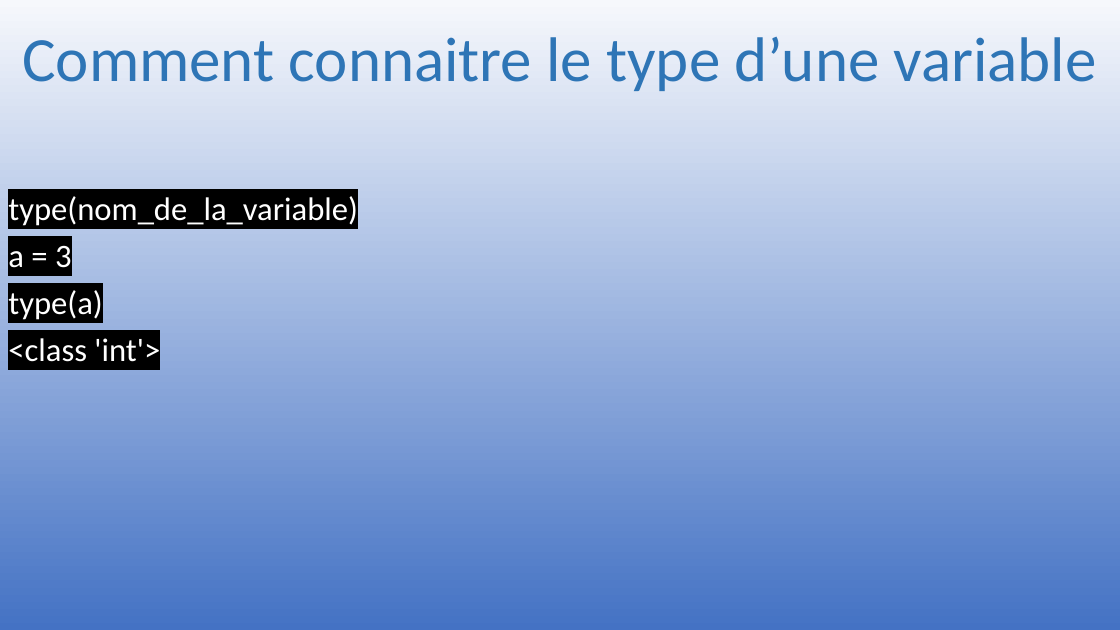
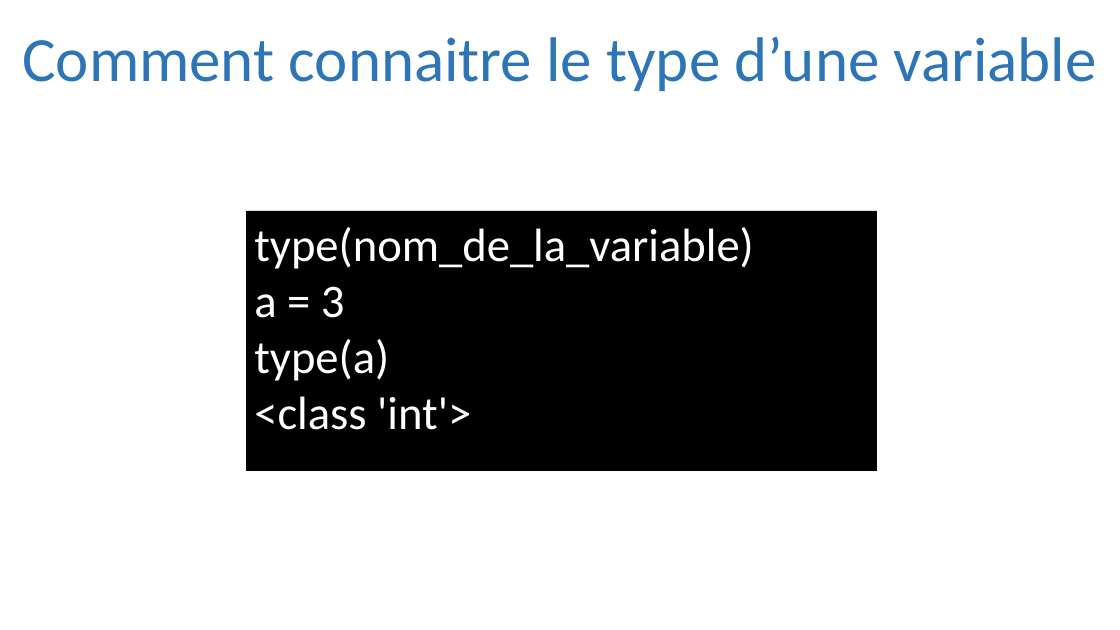
Before and after one commit to julienPalleau/PythonDoc, a slide deck: slide 10 of Python-resume.pptx. Drawn at 1120x630 pixels with LibreOffice and Linux fonts; fonts in the diff are those of the drawing. Boxes give left, top, right and bottom in pixels: in the first picture for what was removed or moved away, otherwise in the second. Text is boxed around its words. In the diff, an @@ line names an element or a change of style, - is before the commit and + after.

```diff
--- a/Python-resume.pptx
+++ b/Python-resume.pptx
@@ rectangle "type(nom_de_la_variable)": place and size @@
-rectangle "type(nom_de_la_variable)" at [0, 0, 1120, 630]
+rectangle "type(nom_de_la_variable)" at [246, 211, 877, 471]
@@ rectangle "type(nom_de_la_variable)" at [246, 211, 877, 471]: size 28 to 40 pt; line spacing 0.9 to 1; less space between paragraphs; text to rectangle; fill gradient #F6F8FC to #4472C4 to #000000 @@
```
Also in this commit, not shown: 19 slides added.
